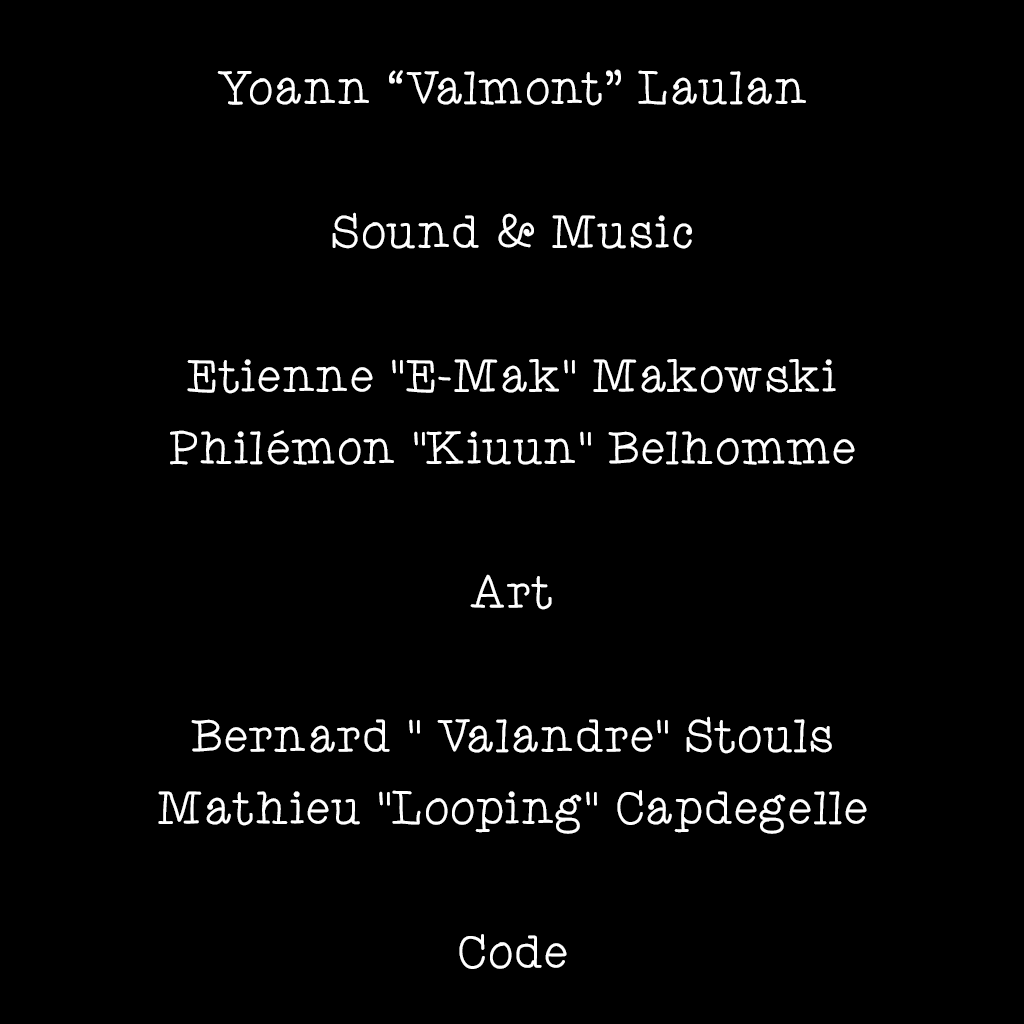
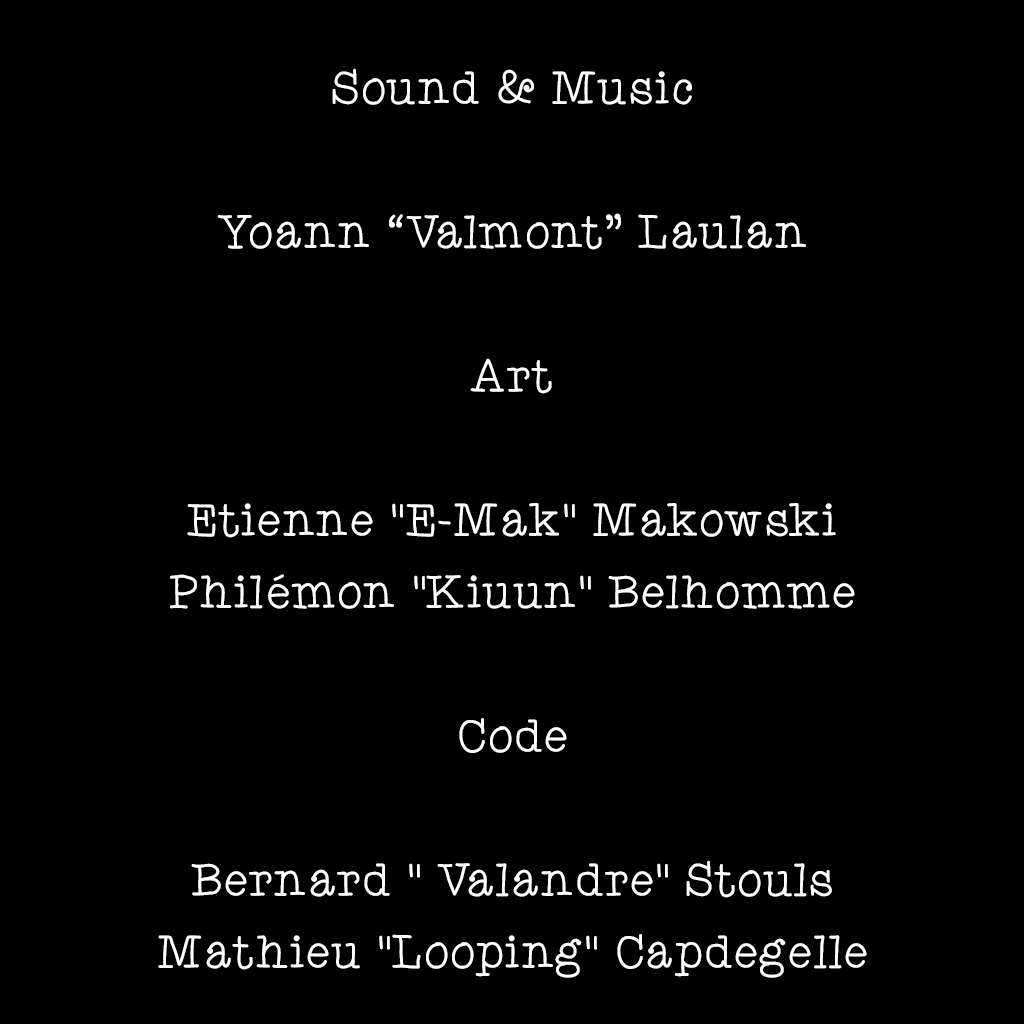
Layered file, before and after one edit (1024 × 1024). Changes by layer:
renamed "Yoann “Valmont” Laulan Sound & Music Etienne 'E-Mak' Makowski" to "Sound & Music Yoann “Valmont” Laulan Art Etienne 'E-Mak' Mak", painted on it over (158, 68, 867, 978)
